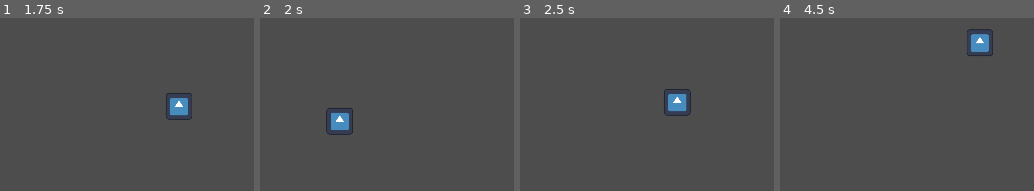
Above: before the commit, frames 1-4 (left to right).
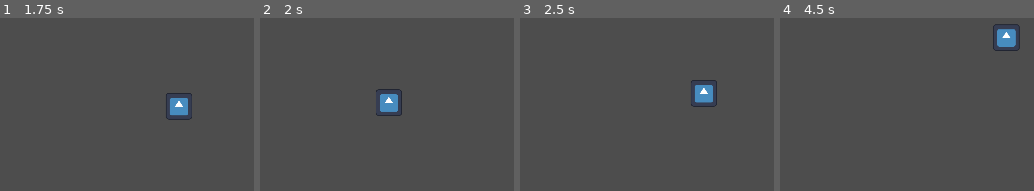
Above: after the commit, the same moments.

Repository: Relapson/Point-N-Click
Game: Godot game, scene res://scene_2.tscn
Same seed, same stepped clock (60 frames per second), same inputs: the game is played once before the commit and once after it. This scene is started directly instead of the project's main scene. The engine's default icon, where the game draws it, is replaced by a stand-in: a white triangle on a blue panel in a dark square.
Inputs (mouse positions are in pixels of both pictures, inside the frame that each line leads up to):
- Up to frame 1 (1.75 s): tap Enter at 0.5 s; move the mouse to (outside the picture) at 0.52 s; click (outside the picture) at 0.6 s; move the mouse to (106, 88) at 1.27 s; right-click (106, 88) at 1.35 s; click (106, 88) at 1.42 s
- Up to frame 2 (2 s): no input
- Up to frame 3 (2.5 s): move the mouse to (outside the picture) at 2.02 s; click (outside the picture) at 2.1 s
- Up to frame 4 (4.5 s): move the mouse to (outside the picture) at 2.77 s; right-click (outside the picture) at 2.85 s; click (outside the picture) at 2.92 s; move the mouse to (outside the picture) at 3.52 s; click (outside the picture) at 3.6 s; move the mouse to (outside the picture) at 4.27 s; right-click (outside the picture) at 4.35 s; click (outside the picture) at 4.42 s

Frame 1 is identical in both runs. In frame 2, 1.9% of the frame differs, in the area x 25-56%, y 41-68%; in frame 3, 2.0%; in frame 4, 2.1%, in the area x 73-95%, y 3-22%.
Error before the commit: Invalid type in function 'get_node' in base 'Node (main.gd)'. Cannot convert argument 1 from StringName to NodePath. (res://Control/roomControl/main.gd:7)

Commit message:
ein mainknoten an dem die szenen hängen + spielerposition in letzter szene merken

Diff:
--- a/Characters/Player.gd
+++ b/Characters/Player.gd
@@ -34,3 +34,9 @@
 	navigation_agent.set_velocity(velocity)
 	if position.distance_to(target) > 10:
 		move_and_slide()
+
+func save_pos():
+	RoomLoader.player_pos_last_screen = position
+
+func load_pos():
+	position = RoomLoader.player_pos_last_screen
--- a/Control/leave_area_hotspot.gd
+++ b/Control/leave_area_hotspot.gd
@@ -1,7 +1,6 @@
 extends Area2D
 
 @export_file("*.tscn", "*.scn") var next_room # pfad zur scene
-#@export var room_name: String
 
 var body_in_area = false
 var clicked = false # TODO: geht vielleicht besser, funktioniert aber
@@ -10,19 +9,13 @@
 func _ready():
 	$RoomName.set_text(next_room if next_room != null else "")
 	$RoomName.hide()
-	var polygon_points = $CollisionPolygon2D.get_polygon()
-	# mittig zwischen der unteren polygoin kante
-	var pol_x = (polygon_points[2].x - polygon_points[1].x) / 2
-	var pol_y = (polygon_points[2].y - polygon_points[1].y) / 2
-	# TODO: position beim zurückgehen auf die letzte wieder setzen -> room script?
-	polygon_enter_point = $PlayerSpawnPoint.global_position # globale position auf dem letzten screen
-	#polygon_enter_point = Vector2(pol_x, pol_y)
-	#polygon_enter_point = polygon_points[1].lerp(polygon_points[2], 0.5)
+	if RoomLoader.player_pos_last_screen:
+		get_node("../Player").load_pos()
 
 func _process(_delta):
 	if clicked and body_in_area:
 		RoomLoader.room_name = name
-		RoomLoader.player_pos_last_screen = polygon_enter_point
+		get_node("../Player").save_pos()
 		await get_tree().create_timer(0.2).timeout # TODO: kurz warten bevor szene gewechselt wird - evtl auch animation abspielen/abwarten dann
 		RoomLoader.goto_scene(next_room)
 		return
@@ -35,7 +28,7 @@
 		if event.double_click:
 			clicked = false
 			RoomLoader.room_name = name
-			RoomLoader.player_pos_last_screen = polygon_enter_point
+			get_node("../Player").save_pos()
 			RoomLoader.goto_scene(next_room)
 			return
 		if event.get_button_index() == 1 and body_in_area:
--- a/Control/roomControl/main.gd
+++ b/Control/roomControl/main.gd
@@ -1,9 +1,9 @@
 extends Node
-
-func _ready():
-	print(RoomLoader.room_name)
-
-	if RoomLoader.room_name:
-		var room_node = get_node(RoomLoader.room_name)
-		if room_node:
-			$Player.global_position = RoomLoader.player_pos_last_screen
+#
+#func _ready():
+#	print(RoomLoader.room_name)
+#
+#	if RoomLoader.room_name:
+#		var room_node = get_node(RoomLoader.room_name)
+#		if room_node:
+#			$Player.global_position = RoomLoader.player_pos_last_screen
--- a/Control/roomControl/scene_2.gd
+++ b/Control/roomControl/scene_2.gd
@@ -1,9 +1,9 @@
 extends Node
-
-func _ready():
-	print(RoomLoader.room_name)
-
-	if RoomLoader.room_name:
-		var room_node = get_node(RoomLoader.room_name)
-		if room_node:
-			$Player.global_position = RoomLoader.player_pos_last_screen
+#
+#func _ready():
+#	print(RoomLoader.room_name)
+#
+#	if RoomLoader.room_name:
+#		var room_node = get_node(RoomLoader.room_name)
+#		if room_node:
+#			$Player.global_position = RoomLoader.player_pos_last_screen
--- a/Control/roomControl/scene_3.gd
+++ b/Control/roomControl/scene_3.gd
@@ -1,9 +1,9 @@
 extends Node
-
-func _ready():
-	print(RoomLoader.room_name)
-
-	if RoomLoader.room_name:
-		var room_node = get_node(RoomLoader.room_name)
-		if room_node:
-			$Player.global_position = RoomLoader.player_pos_last_screen
+#
+#func _ready():
+#	print(RoomLoader.room_name)
+#
+#	if RoomLoader.room_name:
+#		var room_node = get_node(RoomLoader.room_name)
+#		if room_node:
+#			$Player.global_position = RoomLoader.player_pos_last_screen
--- a/main.tscn
+++ b/main.tscn
@@ -1,63 +1,9 @@
-[gd_scene load_steps=7 format=3 uid="uid://cj4j0saa5edb7"]
+[gd_scene load_steps=3 format=3 uid="uid://cj4j0saa5edb7"]
 
-[ext_resource type="PackedScene" uid="uid://b38h7cepxykak" path="res://Characters/Player.tscn" id="1_ge7eo"]
 [ext_resource type="Script" path="res://Control/roomControl/main.gd" id="1_t38j7"]
-[ext_resource type="FontFile" uid="uid://oqud717w80kb" path="res://Assets/Fonts/EastSeaDokdo-Regular.ttf" id="4_0ibop"]
-[ext_resource type="PackedScene" uid="uid://bjng1m2u6rpc2" path="res://Control/leave_area_hotspot.tscn" id="4_7qghl"]
-[ext_resource type="Script" path="res://Control/ClickableArea.gd" id="5_efs5a"]
-
-[sub_resource type="NavigationPolygon" id="NavigationPolygon_0s3fd"]
-vertices = PackedVector2Array(1228, 821, 1691, 838, 1304, 1041, 899, 843, 378, 1011, 77, 824, 262, 695, 929, 409, 186, 484, 1256, 644, 1553, 689, 1712, 343, 1778, 519)
-polygons = Array[PackedInt32Array]([PackedInt32Array(0, 1, 2, 3), PackedInt32Array(3, 4, 5, 6, 7), PackedInt32Array(6, 8, 7), PackedInt32Array(0, 3, 7, 9), PackedInt32Array(10, 9, 7, 11, 12)])
-outlines = Array[PackedVector2Array]([PackedVector2Array(186, 484, 929, 409, 1712, 343, 1778, 519, 1553, 689, 1256, 644, 1228, 821, 1691, 838, 1304, 1041, 899, 843, 378, 1011, 77, 824, 262, 695)])
+[ext_resource type="PackedScene" uid="uid://u2r5qtlprn73" path="res://scene_01.tscn" id="2_ipjqq"]
 
 [node name="MainScene" type="Node"]
 script = ExtResource("1_t38j7")
 
-[node name="NavigationRegion2D" type="NavigationRegion2D" parent="."]
-navigation_polygon = SubResource("NavigationPolygon_0s3fd")
-
-[node name="Player" parent="." instance=ExtResource("1_ge7eo")]
-position = Vector2(891, 609)
-scale = Vector2(0.5, 0.5)
-
-[node name="ClickableArea" type="Area2D" parent="."]
-position = Vector2(1545, 449)
-script = ExtResource("5_efs5a")
-item_name = "dings"
-metadata/_edit_group_ = true
-
-[node name="CollisionShape2D" type="CollisionPolygon2D" parent="ClickableArea"]
-modulate = Color(0, 1, 1, 1)
-polygon = PackedVector2Array(-58, 22, -153, 109, -43, 183, 30, 92)
-
-[node name="Description" type="Label" parent="ClickableArea"]
-offset_top = -0.5
-offset_right = 185.0
-offset_bottom = 51.5
-theme_override_fonts/font = ExtResource("4_0ibop")
-theme_override_font_sizes/font_size = 50
-text = "Lorem Ipsum"
-
-[node name="Area2" parent="." instance=ExtResource("4_7qghl")]
-position = Vector2(410, 484)
-next_room = "res://scene_2.tscn"
-
-[node name="CollisionPolygon2D" parent="Area2" index="0"]
-polygon = PackedVector2Array(682.6, 417.4, 684.6, 781.4, 920.6, 756.4, 914.6, 422.4)
-
-[node name="PlayerSpawnPoint" parent="Area2" index="2"]
-position = Vector2(-105, -33)
-
-[node name="Area3" parent="." instance=ExtResource("4_7qghl")]
-position = Vector2(1470, 361)
-next_room = "res://scene_3.tscn"
-
-[node name="PlayerSpawnPoint" parent="Area3" index="2"]
-position = Vector2(12, -10)
-
-[connection signal="mouse_entered" from="ClickableArea" to="ClickableArea" method="_on_mouse_entered" flags=18]
-[connection signal="mouse_exited" from="ClickableArea" to="ClickableArea" method="_on_mouse_exited" flags=18]
-
-[editable path="Area2"]
-[editable path="Area3"]
+[node name="Scene01" parent="." instance=ExtResource("2_ipjqq")]
--- /dev/null
+++ b/scene_01.tscn
@@ -0,0 +1,61 @@
+[gd_scene load_steps=6 format=3 uid="uid://u2r5qtlprn73"]
+
+[ext_resource type="PackedScene" uid="uid://b38h7cepxykak" path="res://Characters/Player.tscn" id="1_gpj7y"]
+[ext_resource type="Script" path="res://Control/ClickableArea.gd" id="2_awim4"]
+[ext_resource type="FontFile" uid="uid://oqud717w80kb" path="res://Assets/Fonts/EastSeaDokdo-Regular.ttf" id="3_exge3"]
+[ext_resource type="PackedScene" uid="uid://bjng1m2u6rpc2" path="res://Control/leave_area_hotspot.tscn" id="4_jx7g5"]
+
+[sub_resource type="NavigationPolygon" id="NavigationPolygon_6mx3b"]
+vertices = PackedVector2Array(1228, 821, 1691, 838, 1304, 1041, 899, 843, 378, 1011, 77, 824, 262, 695, 929, 409, 186, 484, 1256, 644, 1553, 689, 1712, 343, 1778, 519)
+polygons = Array[PackedInt32Array]([PackedInt32Array(0, 1, 2, 3), PackedInt32Array(3, 4, 5, 6, 7), PackedInt32Array(6, 8, 7), PackedInt32Array(0, 3, 7, 9), PackedInt32Array(10, 9, 7, 11, 12)])
+outlines = Array[PackedVector2Array]([PackedVector2Array(186, 484, 929, 409, 1712, 343, 1778, 519, 1553, 689, 1256, 644, 1228, 821, 1691, 838, 1304, 1041, 899, 843, 378, 1011, 77, 824, 262, 695)])
+
+[node name="Scene01" type="Node"]
+
+[node name="NavigationRegion2D" type="NavigationRegion2D" parent="."]
+navigation_polygon = SubResource("NavigationPolygon_6mx3b")
+
+[node name="Player" parent="." instance=ExtResource("1_gpj7y")]
+position = Vector2(891, 609)
+scale = Vector2(0.5, 0.5)
+
+[node name="ClickableArea" type="Area2D" parent="."]
+position = Vector2(1545, 449)
+script = ExtResource("2_awim4")
+item_name = "dings"
+metadata/_edit_group_ = true
+
+[node name="CollisionShape2D" type="CollisionPolygon2D" parent="ClickableArea"]
+modulate = Color(0, 1, 1, 1)
+polygon = PackedVector2Array(-58, 22, -153, 109, -43, 183, 30, 92)
+
+[node name="Description" type="Label" parent="ClickableArea"]
+offset_top = -0.5
+offset_right = 185.0
+offset_bottom = 51.5
+theme_override_fonts/font = ExtResource("3_exge3")
+theme_override_font_sizes/font_size = 50
+text = "Lorem Ipsum"
+
+[node name="Area2" parent="." instance=ExtResource("4_jx7g5")]
+position = Vector2(410, 484)
+next_room = "res://scene_2.tscn"
+
+[node name="CollisionPolygon2D" parent="Area2" index="0"]
+polygon = PackedVector2Array(682.6, 417.4, 684.6, 781.4, 920.6, 756.4, 914.6, 422.4)
+
+[node name="PlayerSpawnPoint" parent="Area2" index="2"]
+position = Vector2(-105, -33)
+
+[node name="Area3" parent="." instance=ExtResource("4_jx7g5")]
+position = Vector2(1470, 361)
+next_room = "res://scene_3.tscn"
+
+[node name="PlayerSpawnPoint" parent="Area3" index="2"]
+position = Vector2(12, -10)
+
+[connection signal="mouse_entered" from="ClickableArea" to="ClickableArea" method="_on_mouse_entered" flags=18]
+[connection signal="mouse_exited" from="ClickableArea" to="ClickableArea" method="_on_mouse_exited" flags=18]
+
+[editable path="Area2"]
+[editable path="Area3"]
